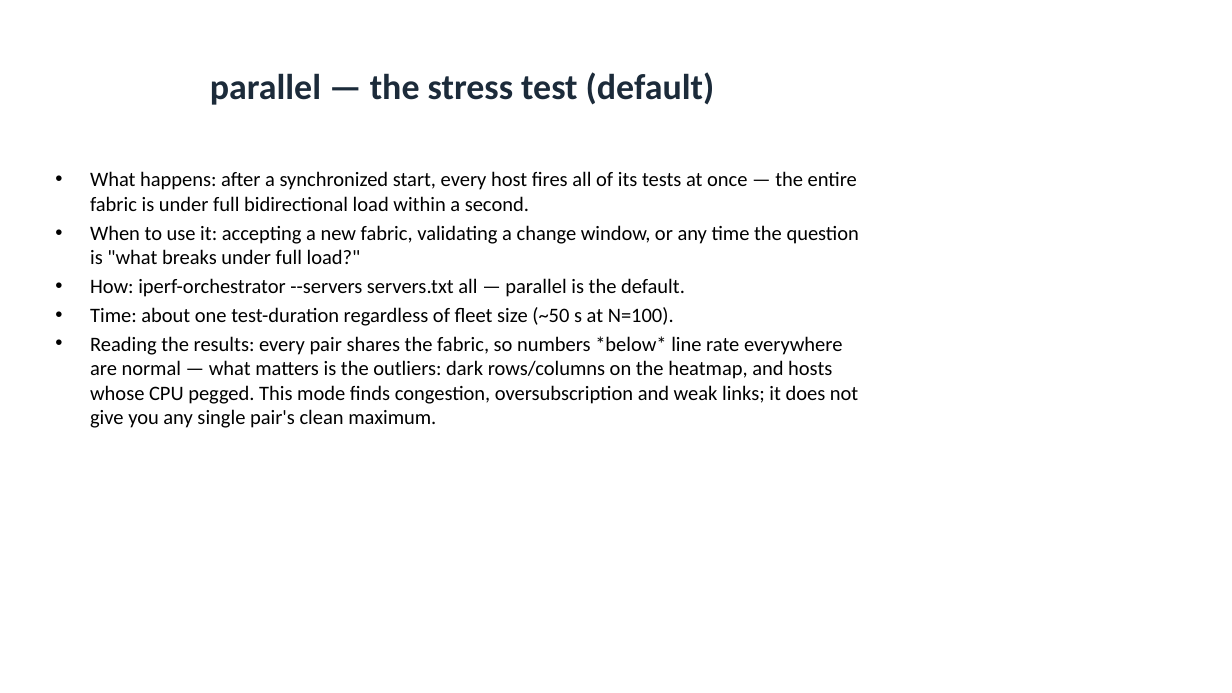
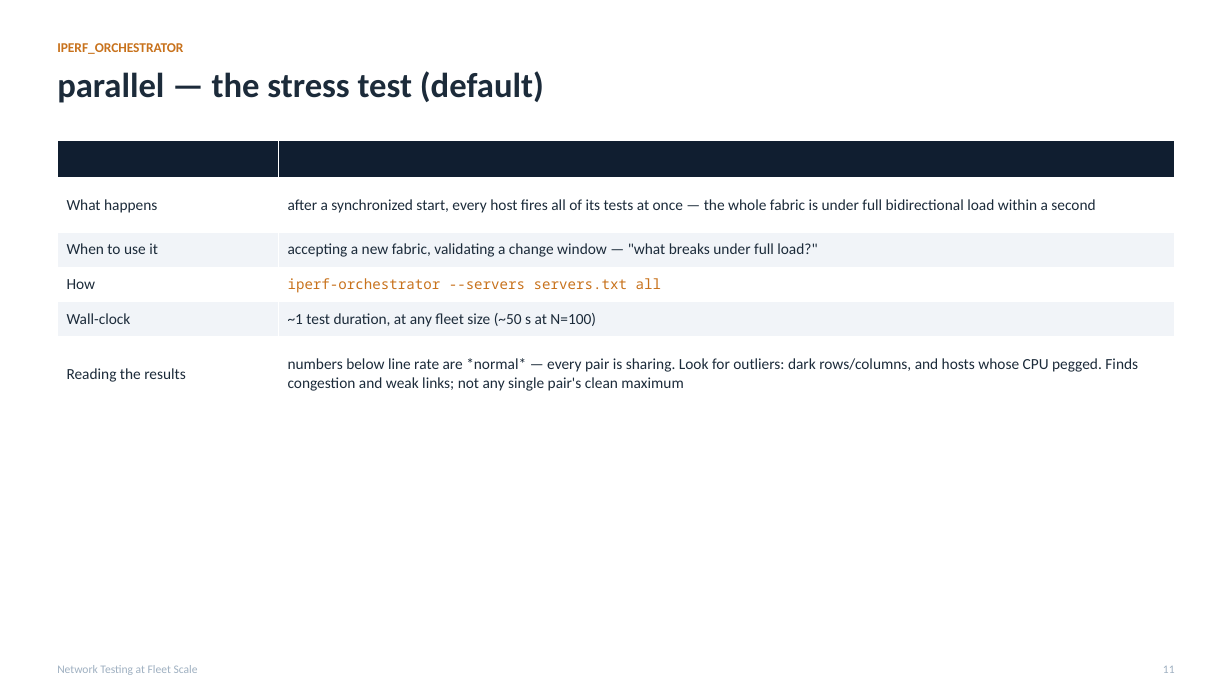
Before and after one commit to MartinGallagher-code/presentations, a slide deck: slide 11 of network-testing/network_testing.pptx. Drawn at 1232x693 pixels with LibreOffice and Linux fonts; fonts in the diff are those of the drawing. Boxes give left, top, right and bottom in pixels: in the first picture for what was removed or moved away, otherwise in the second. Text is boxed around its words. In the diff, an @@ line names an element or a change of style, - is before the commit and + after.

```diff
--- a/network-testing/network_testing.pptx
+++ b/network-testing/network_testing.pptx
@@ text added at box(57, 43, 183, 54), 10.5 pt, text #C8721C, bold @@
+IPERF_ORCHESTRATOR
@@ text "parallel — the stress test ...": place and size @@
-text "parallel — the stress test ..." at box(210, 72, 714, 105)
+text "parallel — the stress test ..." at box(57, 71, 544, 103)
@@ text "parallel — the stress test ..." at box(57, 71, 544, 103): size 28 to 27 pt; alignment centre to left; vertical alignment middle to top @@
@@ table added at box(57, 140, 1175, 410), 6 rows, 2 columns @@
+ | 
+What happens | after a synchronized start, every host fires all of its tests at once — the whole fabric is under full bidirectional load within a second
+When to use it | accepting a new fabric, validating a change window — "what breaks under full load?"
+How | iperf-orchestrator --servers servers.txt all
+Wall-clock | ~1 test duration, at any fleet size (~50 s at N=100)
+Reading the results | numbers below line rate are *normal* — every pair is sharing. Look for outliers: dark rows/columns, and hosts whose CPU pegged. Finds congestion and weak links; not any single pair's clean maximum
@@ text removed at box(90, 171, 859, 428) @@
-• What happens: after a synchronized start, every host fires all of its tests at once — the entire fabric is under full bidirectional load within a second.
-• When to use it: accepting a new fabric, validating a change window, or any time the question is "what breaks under full load?"
-• How: iperf-orchestrator --servers servers.txt all — parallel is the default.
-• Time: about one test-duration regardless of fleet size (~50 s at N=100).
-• Reading the results: every pair shares the fabric, so numbers *below* line rate everywhere are normal — what matters is the outliers: dark rows/columns on the heatmap, and hosts whose CPU pegged. This mode finds congestion, oversubscription and weak links; it does not give you any single pair's clean maximum.
@@ text added at box(57, 665, 198, 675), 9 pt, text #9FB0C1 @@
+Network Testing at Fleet Scale
@@ text added at box(1163, 666, 1175, 673), 9 pt, text #9FB0C1 @@
+11
```
Also in this commit, not shown: 33 other slides changed, 1 slide added, 1 slide removed, 2 other files.
